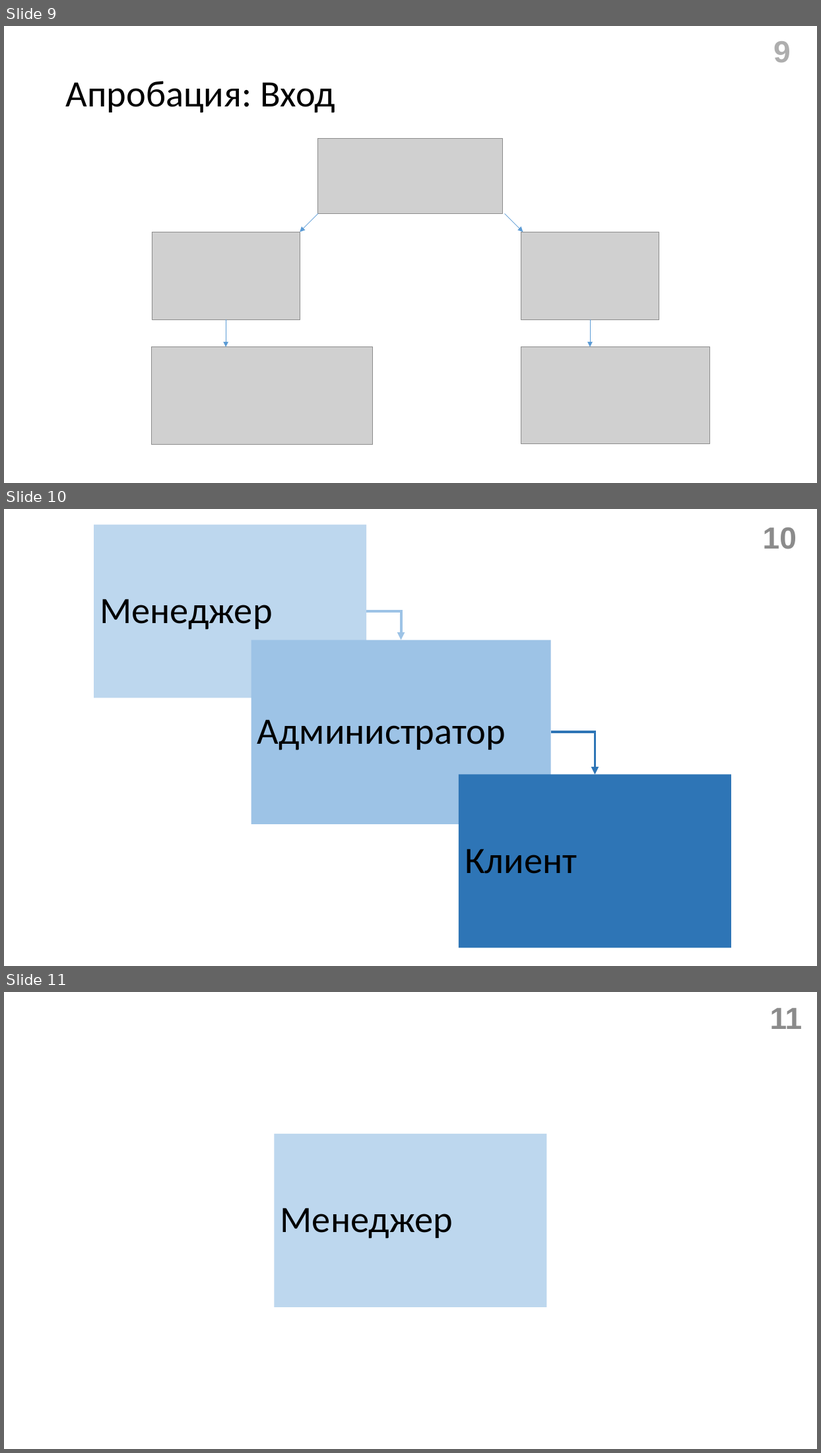
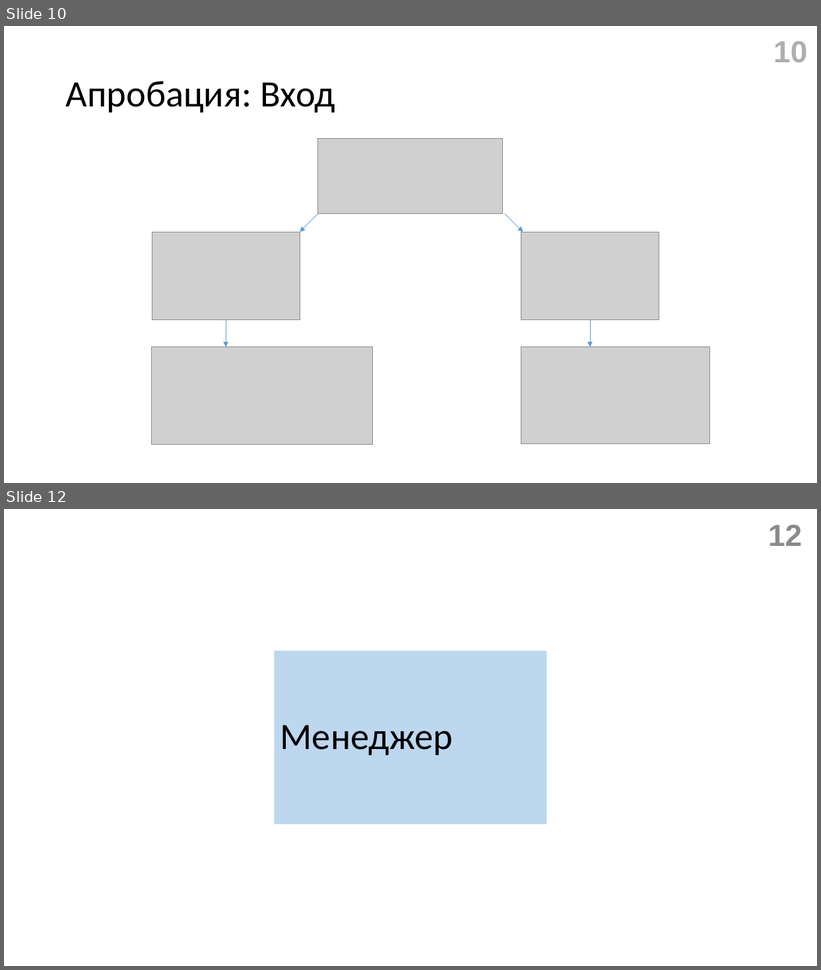
Before and after one commit to gromov-nikita/diplomHUB, a slide deck: diplom v2.0/doc/Презентация.pptx. Shown one above the other, each under a label of ours: slides 9, 10 and 11 before the commit, slides 10 and 12 after it; the slides between them are not shown. The pictures are 821x1453 and 821x970 pixels, drawn with LibreOffice and Linux fonts; fonts in the diff are those of the drawing; grey boxes stand for pictures. Boxes give left, top, right and bottom in pixels: in the first picture for what was removed or moved away, otherwise in the second. Text is boxed around its words. In the diff, an @@ line names an element or a change of style, - is before the commit and + after.

```diff
--- a/diplom v2.0/doc/Презентация.pptx
+++ b/diplom v2.0/doc/Презентация.pptx
@@ slide 10 removed at box(4, 509, 817, 966), background #FFFFFF @@
@@ title removed at box(94, 524, 366, 698) @@
-Менеджер
@@ page number removed at box(763, 527, 797, 549) @@
-10
@@ elbow arrow removed from (366, 611) to (401, 640) @@
@@ rectangle removed at box(251, 640, 550, 824) @@
-Администратор
@@ elbow arrow removed from (551, 732) to (595, 775) @@
@@ rectangle removed at box(459, 775, 732, 949) @@
-Клиент
@@ what was slide 9 is now slide 10 @@
@@ page number at box(774, 41, 807, 62): text changed @@
-9
+10
@@ what was slide 11 is now slide 12 @@
@@ page number at box(768, 525, 802, 546): text changed @@
-11
+12
```
Also in this commit, not shown: 4 slides changed.
